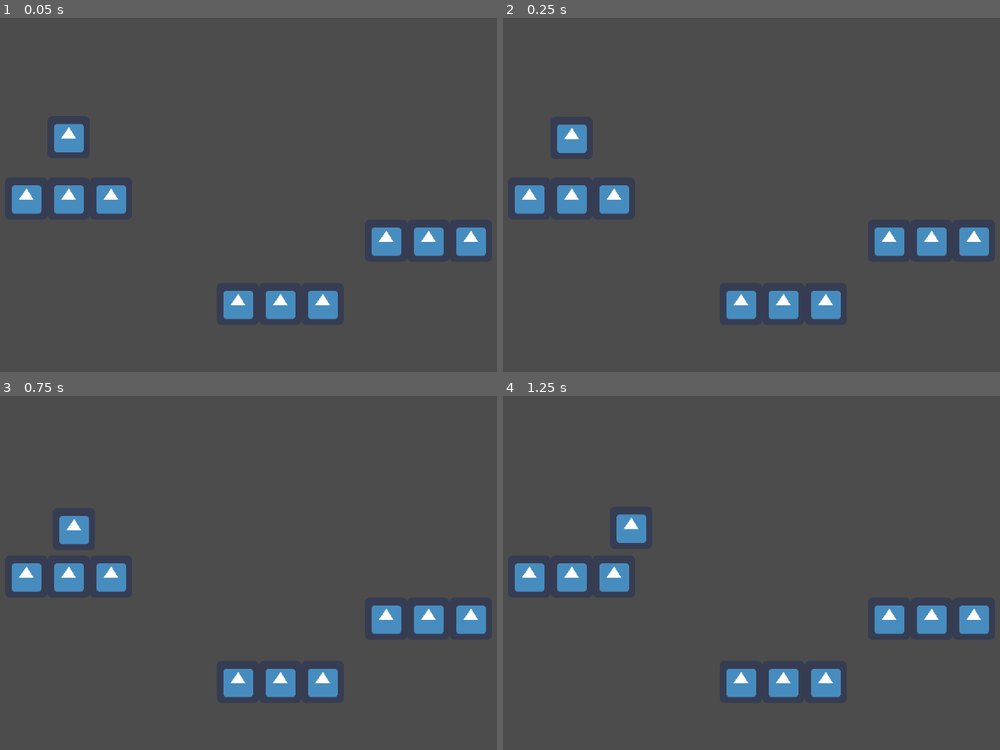
Above: before the commit, frames 1-4 (two rows, left to right).
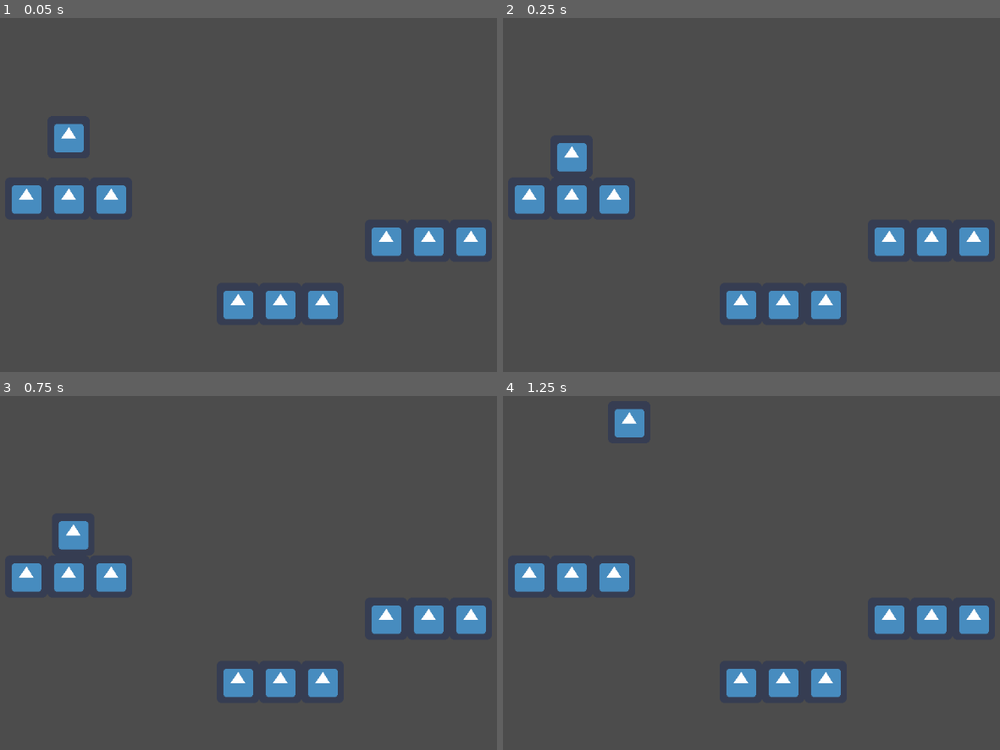
Above: after the commit, the same moments.

Repository: Jezza/ludum-dare-45
Game: Godot game, scene res://World.tscn
The game is run twice, just before and just after one commit, with the same random seed, the same clock (stepped at 60 frames per second) and the same inputs. The engine's default icon, where the game draws it, is replaced by a stand-in: a white triangle on a blue panel in a dark square.
Inputs:
- Up to frame 1 (0.05 s): no input
- Up to frame 2 (0.25 s): no input
- Up to frame 3 (0.75 s): hold Right (ui_right) from 0.53 s (still down)
- Up to frame 4 (1.25 s): keep holding Right (ui_right); tap Up (ui_up) at 0.77 s

Frame 1 is identical in both runs. In frame 2, 0.6% of the frame differs, in the area x 10-17%, y 30-44%; in frame 3, 0.3%; in frame 4, 1.0%, in the area x 22-29%, y 3-42%.

Commit message:
Remove bouncy physics.

Diff:
--- a/KinematicBody2D.gd
+++ b/KinematicBody2D.gd
@@ -15,7 +15,4 @@
 	if is_on_floor():
 		motion.x = lerp(motion.x, 0, 0.01);
 
-	if is_on_floor() && motion.y >= 0:
-		motion.y -= 500;
-
 	motion = move_and_slide(motion, Vector2.UP);
